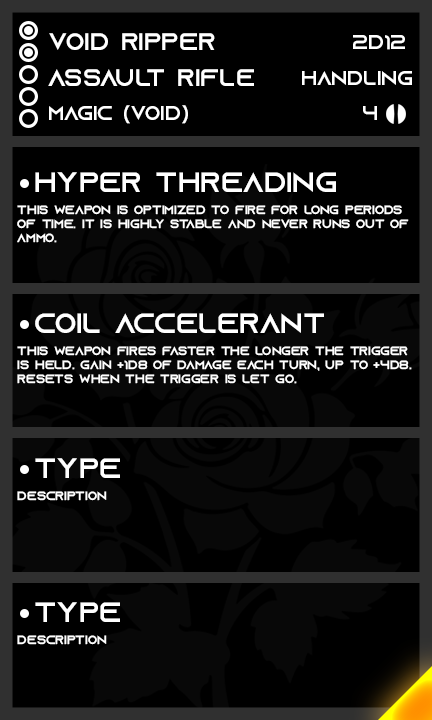
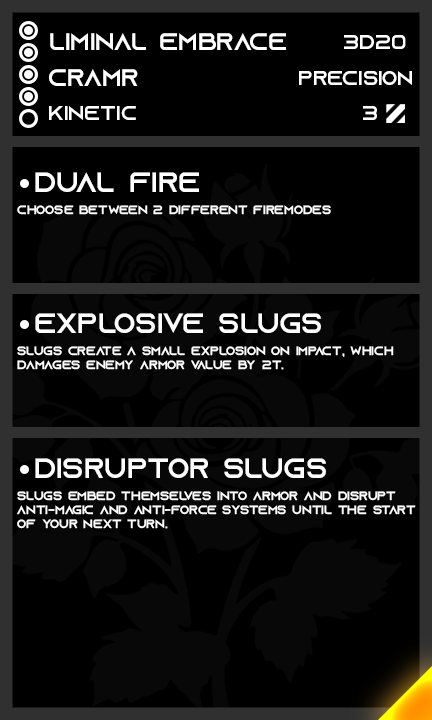
Layered file, before and after one edit (432×720). Changes by layer:
showed "Anti Tank" over (x1=386, y1=104, x2=405, y2=123)
hid "Standard" over (x1=386, y1=104, x2=406, y2=124)
painted on "AP" over (x1=363, y1=106, x2=377, y2=120)
renamed "handling" to "precision", painted on it over (x1=299, y1=71, x2=412, y2=85)
renamed "2d12" to "3d20", painted on it over (x1=344, y1=35, x2=406, y2=50)
renamed "magic (void)" to "kinetic", painted on it over (x1=49, y1=105, x2=188, y2=124)
painted on "archetype" over (x1=48, y1=69, x2=254, y2=86)
renamed "void ripper" to "liminal embrace", painted on it over (x1=49, y1=33, x2=286, y2=50)
showed "3" over (x1=24, y1=70, x2=33, y2=79)
showed "4" over (x1=24, y1=92, x2=33, y2=101)
renamed "this weapon is optimized to fire for long periods of time. it i" to "choose between 2 different firemodes", painted on it over (x1=17, y1=205, x2=409, y2=243)
renamed "hyper threading" to "dual fire", painted on it over (x1=39, y1=172, x2=336, y2=192)
renamed "this weapon fires faster the longer the trigger is held. Gain +" to "slugs create a small explosion on impact, which damages enemy a", painted on it over (x1=17, y1=346, x2=412, y2=384)
renamed "coil accelerant" to "explosive slugs", painted on it over (x1=35, y1=313, x2=324, y2=333)
renamed "Description copy 2" to "slugs embed themselves into armor and disrupt anti-magic and an", painted on it over (x1=17, y1=491, x2=416, y2=529)
renamed "Type copy 2" to "disruptor slugs", painted on it over (x1=35, y1=458, x2=326, y2=478)
hid group "Mod Slot 4" (4 layers) over (x1=12, y1=572, x2=420, y2=645)
